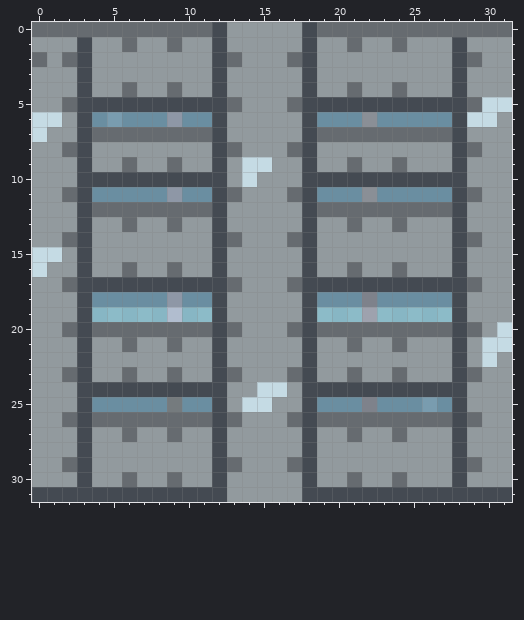
Pixel-art sprite -- gfx/MShockXotto+/pngs_tiles_32x32/terrain/t_window_enhanced/t_window_enhanced.png. The first picture shows the starting point.
The file is 32x32 pixels. Colours within 5 levels of each other are drawn and written as one.
Once edited:
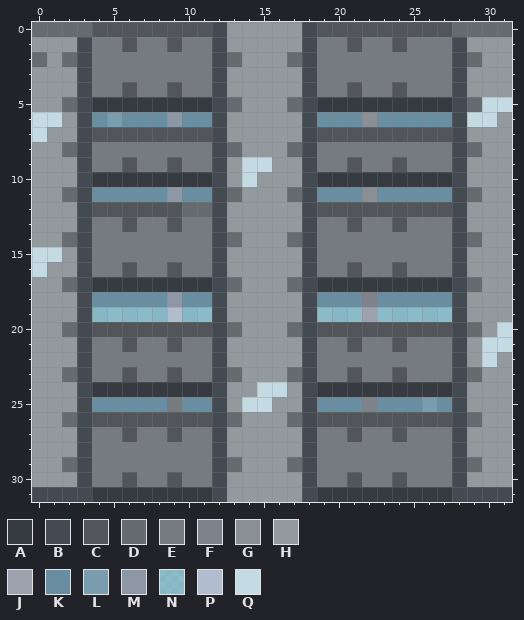
Palette (. is transparent): A #363b42  B #444a52  C #52565a  D #666b70  E #757b7e  F #7e828b  G #8a8f96  H #929a9e  J #9ea2ae  K #6a8ea1  L #799caf  M #8e97a6  N #86b9d4a1  P #b1bdcf  Q #c5dbe4
Diff:
@@ x 0..31 @@
- 0 DDDDDDDDDDDDBHHHHHBDDDDDDDDDDDDD
- 1 HHHBHHDHHDHHBHHHHHBHHDHHDHHHBHHH
- 2 DHDBHHHHHHHHBDHHHDBHHHHHHHHHBDHH
- 3 HHHBHHHHHHHHBHHHHHBHHHHHHHHHBHHH
- 4 HHHBHHDHHDHHBHHHHHBHHDHHDHHHBHHH
- 5 HHDBBBBBBBBBBDHHHDBBBBBBBBBBBDQQ
+ 0 DDDDCCCCCCCCBHHHHHBCCCCCCCCCDDDD
+ 1 HHHBEECEECEEBHHHHHBEECEECEEEBHHH
+ 2 DHDBEEEEEEEEBDHHHDBEEEEEEEEEBDHH
+ 3 HHHBEEEEEEEEBHHHHHBEEEEEEEEEBHHH
+ 4 HHHBEECEECEEBHHHHHBEECEECEEEBHHH
+ 5 HHDBAAAAAAAABDHHHDBAAAAAAAAABDQQ
  6 QQHBKLKKKMKKBHHHHHBKKKGKKKKKBQQH
- 7 QHHBDDDDDDDDBHHHHHBDDDDDDDDDBHHH
- 8 HHDBHHHHHHHHBDHHHDBHHHHHHHHHBDHH
- 9 HHHBHHDHHDHHBHQQHHBHHDHHDHHHBHHH
-10 HHHBBBBBBBBBBHQHHHBBBBBBBBBBBHHH
+ 7 QHHBCCCCCCCCBHHHHHBCCCCCCCCCBHHH
+ 8 HHDBEEEEEEEEBDHHHDBEEEEEEEEEBDHH
+ 9 HHHBEECEECEEBHQQHHBEECEECEEEBHHH
+10 HHHBAAAAAAAABHQHHHBAAAAAAAAABHHH
 11 HHDBKKKKKMKKBDHHHDBKKKGKKKKKBDHH
-12 HHHBDDDDDDDDBHHHHHBDDDDDDDDDBHHH
-13 HHHBHHDHHDHHBHHHHHBHHDHHDHHHBHHH
-14 HHDBHHHHHHHHBDHHHDBHHHHHHHHHBDHH
-15 QQHBHHHHHHHHBHHHHHBHHHHHHHHHBHHH
-16 QHHBHHDHHDHHBHHHHHBHHDHHDHHHBHHH
-17 HHDBBBBBBBBBBDHHHDBBBBBBBBBBBDHH
+12 HHHBCCCCCCDDBHHHHHBCCCCCCCCCBHHH
+13 HHHBEECEECEEBHHHHHBEECEECEEEBHHH
+14 HHDBEEEEEEEEBDHHHDBEEEEEEEEEBDHH
+15 QQHBEEEEEEEEBHHHHHBEEEEEEEEEBHHH
+16 QHHBEECEECEEBHHHHHBEECEECEEEBHHH
+17 HHDBAAAAAAAABDHHHDBAAAAAAAAABDHH
 18 HHHBKKKKKMKKBHHHHHBKKKFKKKKKBHHH
 19 HHHBNNNNNPNNBHHHHHBNNNJNNNNNBHHH
-20 HHDBDDDDDDDDBDHHHDBDDDDDDDDDBDHQ
-21 HHHBHHDHHDHHBHHHHHBHHDHHDHHHBHQQ
-22 HHHBHHHHHHHHBHHHHHBHHHHHHHHHBHQH
-23 HHDBHHDHHDHHBDHHHDBHHDHHDHHHBDHH
-24 HHHBBBBBBBBBBHHQQHBBBBBBBBBBBHHH
+20 HHDBCCCCCCCCBDHHHDBCCCCCCCCCBDHQ
+21 HHHBEECEECEEBHHHHHBEECEECEEEBHQQ
+22 HHHBEEEEEEEEBHHHHHBEEEEEEEEEBHQH
+23 HHDBEECEECEEBDHHHDBEECEECEEEBDHH
+24 HHHBAAAAAAAABHHQQHBAAAAAAAAABHHH
 25 HHHBKKKKKEKKBHQQHHBKKKFKKKLKBHHH
-26 HHDBDDDDDDDDBDHHHDBDDDDDDDDDBDHH
-27 HHHBHHDHHDHHBHHHHHBHHDHHDHHHBHHH
-28 HHHBHHHHHHHHBHHHHHBHHHHHHHHHBHHH
-29 HHDBHHHHHHHHBDHHHDBHHHHHHHHHBDHH
-30 HHHBHHDHHDHHBHHHHHBHHDHHDHHHBHHH
-31 BBBBBBBBBBBBBHHHHHBBBBBBBBBBBBBB
+26 HHDBCCCCCCCCBDHHHDBCCCCCCCCCBDHH
+27 HHHBEECEECEEBHHHHHBEECEECEEEBHHH
+28 HHHBEEEEEEEEBHHHHHBEEEEEEEEEBHHH
+29 HHDBEEEEEEEEBDHHHDBEEEEEEEEEBDHH
+30 HHHBEECEECEEBHHHHHBEECEECEEEBHHH
+31 BBBBAAAAAAAABHHHHHBAAAAAAAAABBBB
Where, in picture pixels (left, top, right, bottom), the same in both pictures:
changed: (92, 22, 212, 502)
changed: (317, 22, 452, 502)
